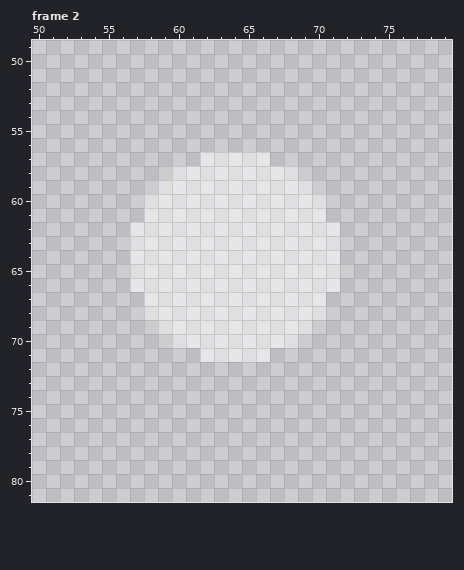
Two versions of one pixel-art file, Sprites/radar_tilemap.aseprite. The picture above is the old version.
128x128 pixels, 2 frames. Shown: frame 2: x 50..79, y 49..81.
New version:
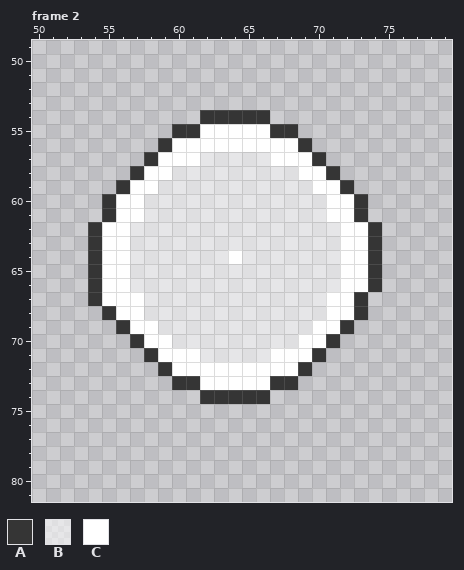
Palette (. is transparent): A #353535  B #ffffff80  C #ffffff
Change:
Frame 2, layer "Layer 4":
There is now colour A in row 54 at x 62 to 66; in row 55 at x 60 to 61 and 67 to 68; in row 56 at x 59 and 69; in row 57 at x 58 and 70; in row 58 at x 57 and 71; in row 59 at x 56 and 72.
There is now colour A in rows 60 to 61 at x 55 and 73; in rows 62 to 66 at x 54 and 74; in row 67 at x 54 and 73; in row 68 at x 55 and 73; in row 69 at x 56 and 72; in row 70 at x 57 and 71.
There is now colour A in row 71 at x 58 and 70; in row 72 at x 59 and 69; in row 73 at x 60 to 61 and 67 to 68; in row 74 at x 62 to 66.
There is now colour C in row 55 at x 62 to 66; in row 56 at x 60 to 68; in row 57 at x 59 to 61 and 67 to 69; in row 58 at x 58 to 59 and 69 to 70; in row 59 at x 57 to 58 and 70 to 71; in rows 60 to 61 at x 56 to 57 and 71 to 72.
There is now colour C in rows 62 to 66 at x 55 to 56 and 72 to 73; in row 67 at x 55 to 57 and 71 to 72; in row 68 at x 56 to 57 and 71 to 72; in row 69 at x 57 to 58 and 70 to 71; in row 70 at x 58 to 59 and 69 to 70; in row 71 at x 59 to 61 and 67 to 69.
There is now colour C in row 72 at x 60 to 68; in row 73 at x 62 to 66.
The edit turns colour B into colour C in row 64 at x 64.
Where, in picture pixels (left, top, right, bottom), the same in both pictures:
changed: (88, 110, 382, 404)
